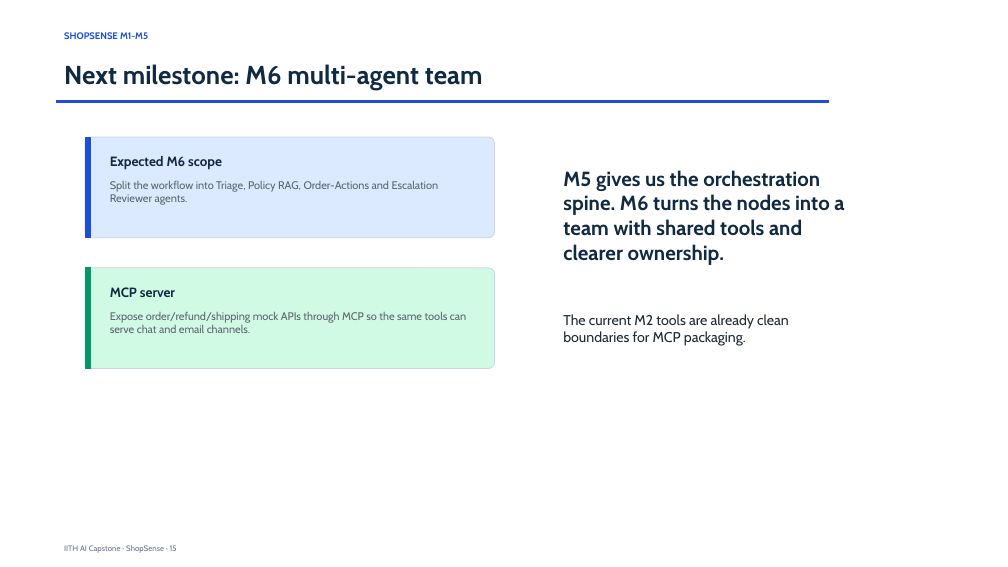
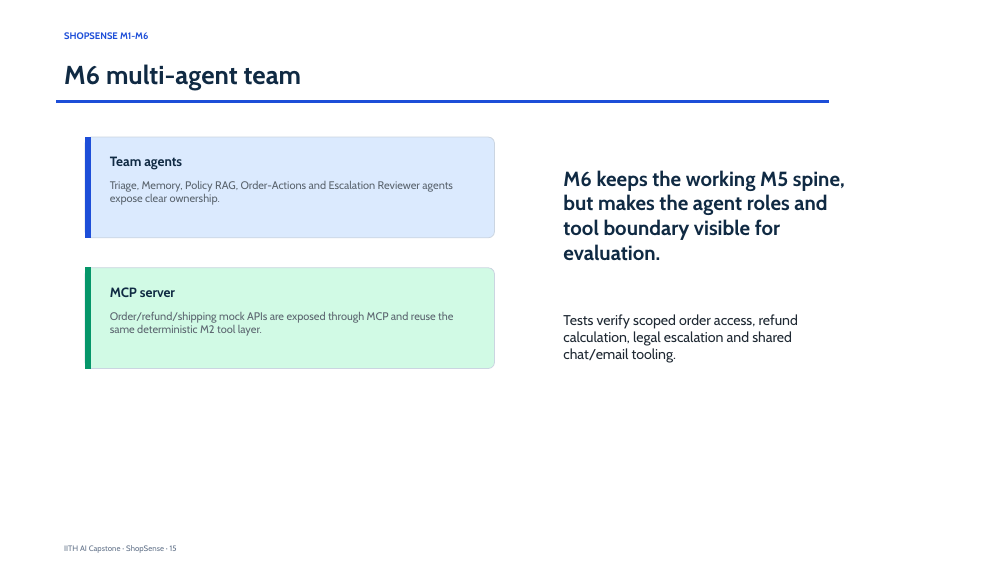
Before and after one commit to abhraj786/iith-ai-capstone-shopsense, a slide deck: slide 15 of docs/deck/iith-ai-capstone-shopsense.pptx. Drawn at 1008x567 pixels with LibreOffice and Linux fonts; fonts in the diff are those of the drawing. Boxes give left, top, right and bottom in pixels: in the first picture for what was removed or moved away, otherwise in the second. Text is boxed around its words. In the diff, an @@ line names an element or a change of style, - is before the commit and + after.

Commit message:
feat: add multi-agent mcp tools

```diff
--- a/docs/deck/iith-ai-capstone-shopsense.pptx
+++ b/docs/deck/iith-ai-capstone-shopsense.pptx
@@ text at (64,64,302,90): text changed @@
-Next milestone: M6 multi-agent team
+M6 multi-agent team
@@ text at (110,156,182,170): text changed @@
-Expected M6 scope
+Team agents
@@ text at (563,170,845,261): text changed @@
-M5 gives us the orchestration spine. M6 turns the nodes into a team with shared tools and clearer ownership.
+M6 keeps the working M5 spine, but makes the agent roles and tool boundary visible for evaluation.
@@ text at (110,181,453,205): text changed @@
-Split the workflow into Triage, Policy RAG, Order-Actions and Escalation Reviewer agents.
+Triage, Memory, Policy RAG, Order-Actions and Escalation Reviewer agents expose clear ownership.
@@ text at (110,312,453,336): text changed @@
-Expose order/refund/shipping mock APIs through MCP so the same tools can serve chat and email channels.
+Order/refund/shipping mock APIs are exposed through MCP and reuse the same deterministic M2 tool layer.
@@ text at (563,314,798,362): text changed @@
-The current M2 tools are already clean boundaries for MCP packaging.
+Tests verify scoped order access, refund calculation, legal escalation and shared chat/email tooling.
```
Also in this commit, not shown: 14 other slides changed, 1 slide added, 10 other files.
